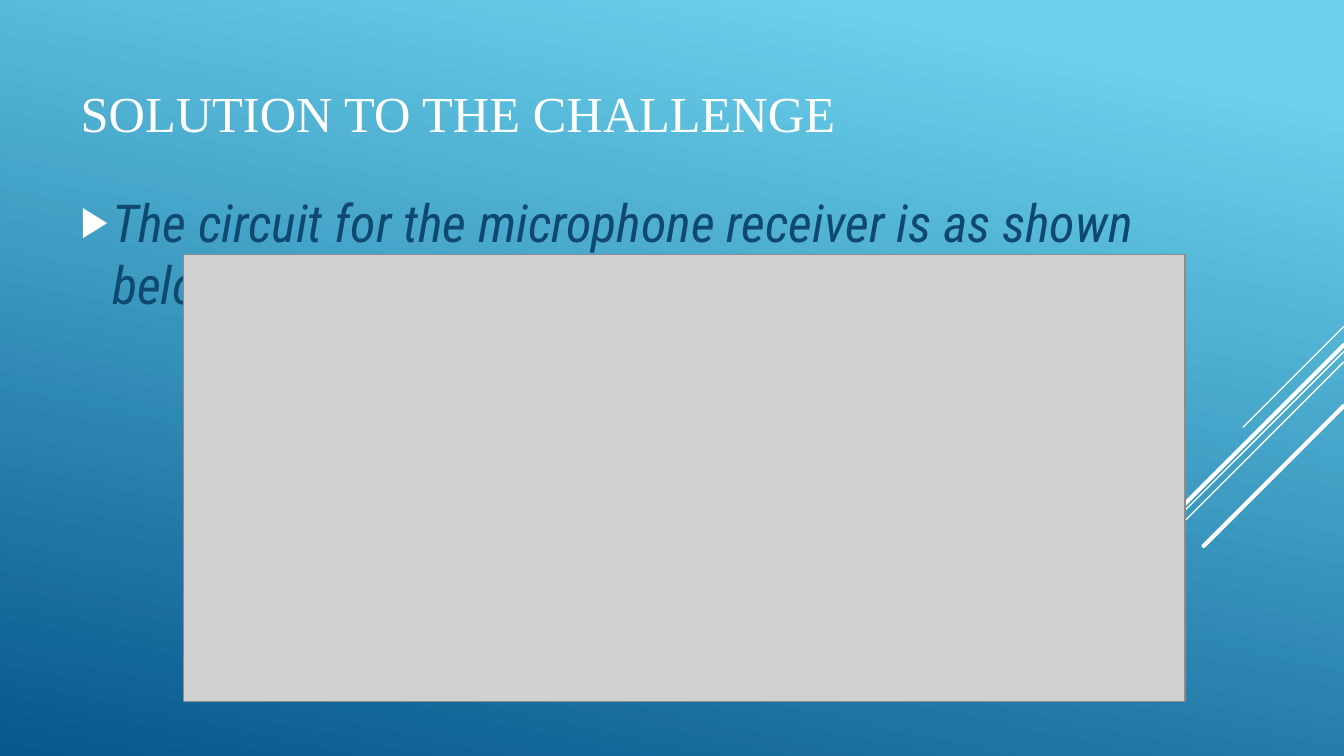
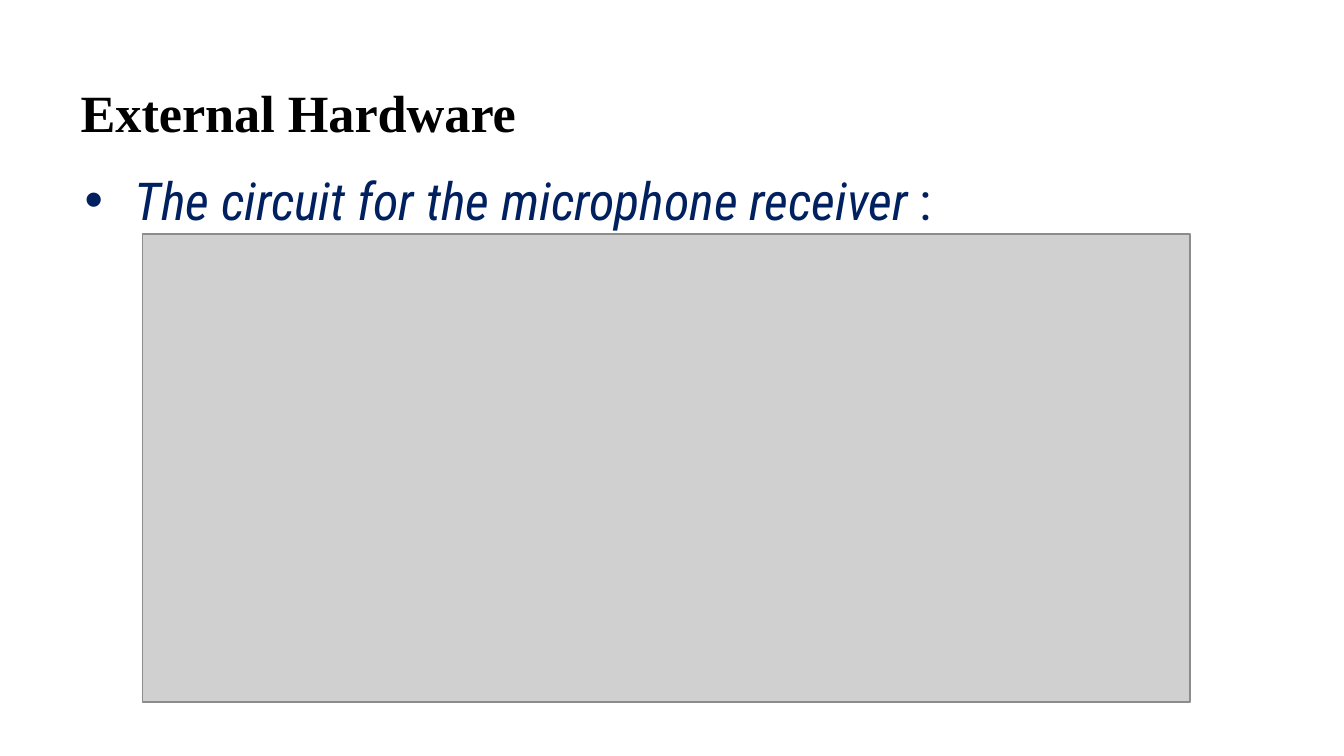
Before and after one commit to ajinkyagorad/CS101_MorseCodeDecoder, a slide deck: slide 9 of Presentation.pptx (slide 8 before the commit). Drawn at 1344x756 pixels with LibreOffice and Linux fonts; fonts in the diff are those of the drawing; grey boxes stand for pictures. Boxes give left, top, right and bottom in pixels: in the first picture for what was removed or moved away, otherwise in the second. Text is boxed around its words. In the diff, an @@ line names an element or a change of style, - is before the commit and + after.

```diff
--- a/Presentation.pptx
+++ b/Presentation.pptx
@@ background gradient #6ED2EB to #06588E to #FFFFFF @@
@@ title at [81,95,516,133]: text changed; size 27 to 28 pt; text colour #FFFFFF to #000000; bold on @@
-SOLUTION TO THE CHALLENGE
+External Hardware
@@ text at [135,180,908,231]: text changed; text colour #0F496F to #002060 @@
-▶ The circuit for the microphone receiver is as shown below :
+• The circuit for the microphone receiver :
@@ picture: place and size @@
-picture at [184,254,1185,702]
+picture at [142,234,1189,702]
@@ group removed at [1015,327,1344,680]: 5 lines @@
```
Also in this commit, not shown: 10 other slides changed, 4 slides added, 2 slides removed, 27 other files.
